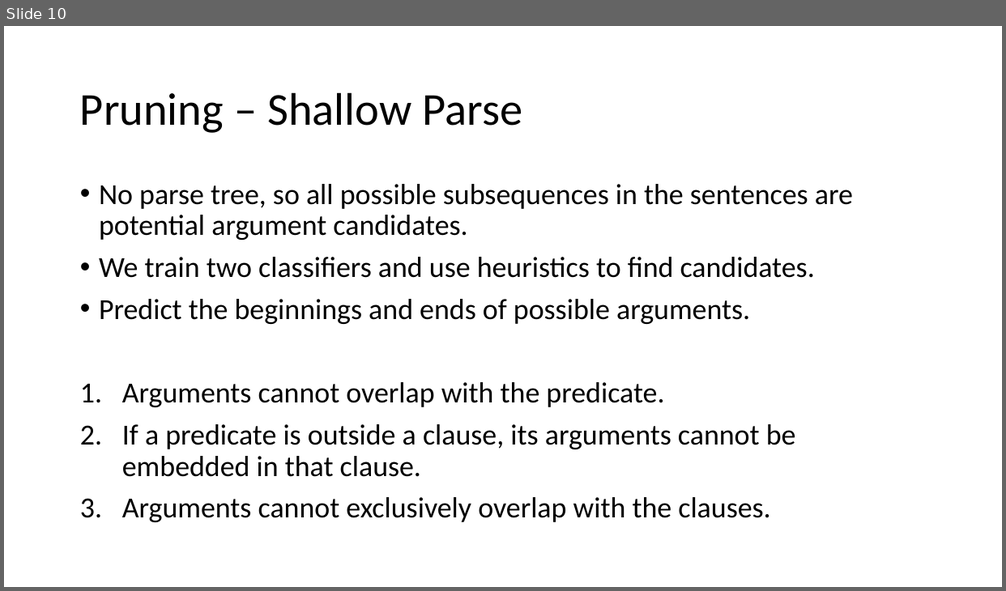
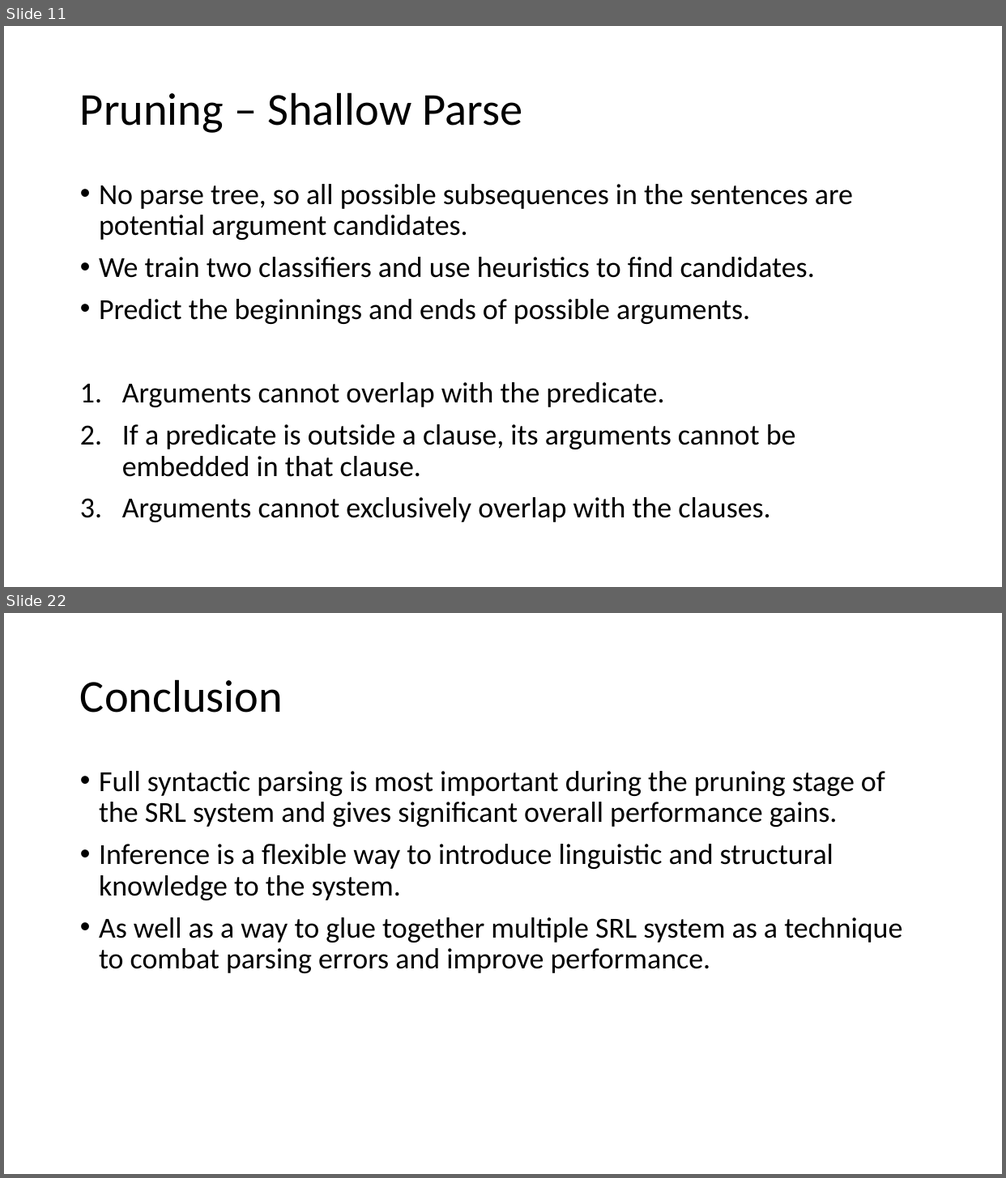
Before and after one commit to jspitkin/spring2017, a slide deck: structured_prediction/importance_of_syntactic_parsing.pptx. Shown one above the other, each under a label of ours: slide 10 before the commit, slides 11 and 22 after it; the slides between them are not shown. The pictures are 1006x591 and 1006x1178 pixels, drawn with LibreOffice and Linux fonts; fonts in the diff are those of the drawing. Boxes give left, top, right and bottom in pixels: in the first picture for what was removed or moved away, otherwise in the second. Text is boxed around its words. In the diff, an @@ line names an element or a change of style, - is before the commit and + after.

```diff
--- a/structured_prediction/importance_of_syntactic_parsing.pptx
+++ b/structured_prediction/importance_of_syntactic_parsing.pptx
@@ slide 22 added at (4,613,1002,1174), background #FFFFFF @@
@@ title added at (80,679,283,713), 44 pt, text #000000 @@
+Conclusion
@@ text added at (99,771,902,973), 28 pt, text #000000 @@
+• Full syntactic parsing is most important during the pruning stage of the SRL system and gives significant overall performance gains.
+• Inference is a flexible way to introduce linguistic and structural knowledge to the system.
+• As well as a way to glue together multiple SRL system as a technique to combat parsing errors and improve performance.
@@ what was slide 10 is now slide 11 @@
```
Also in this commit, not shown: 6 slides changed, 8 other slides added, 2 slides removed, 13 other files.
